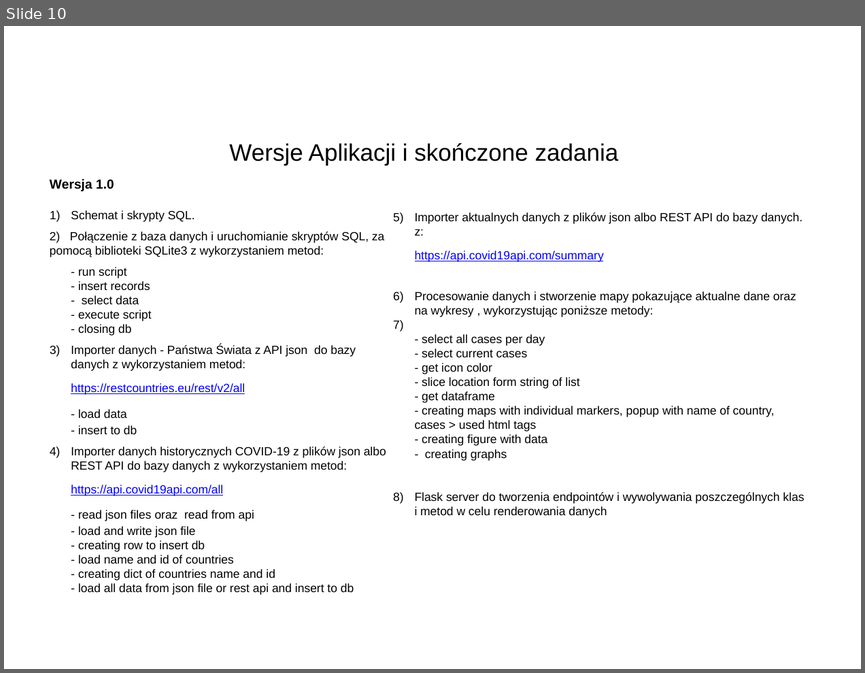
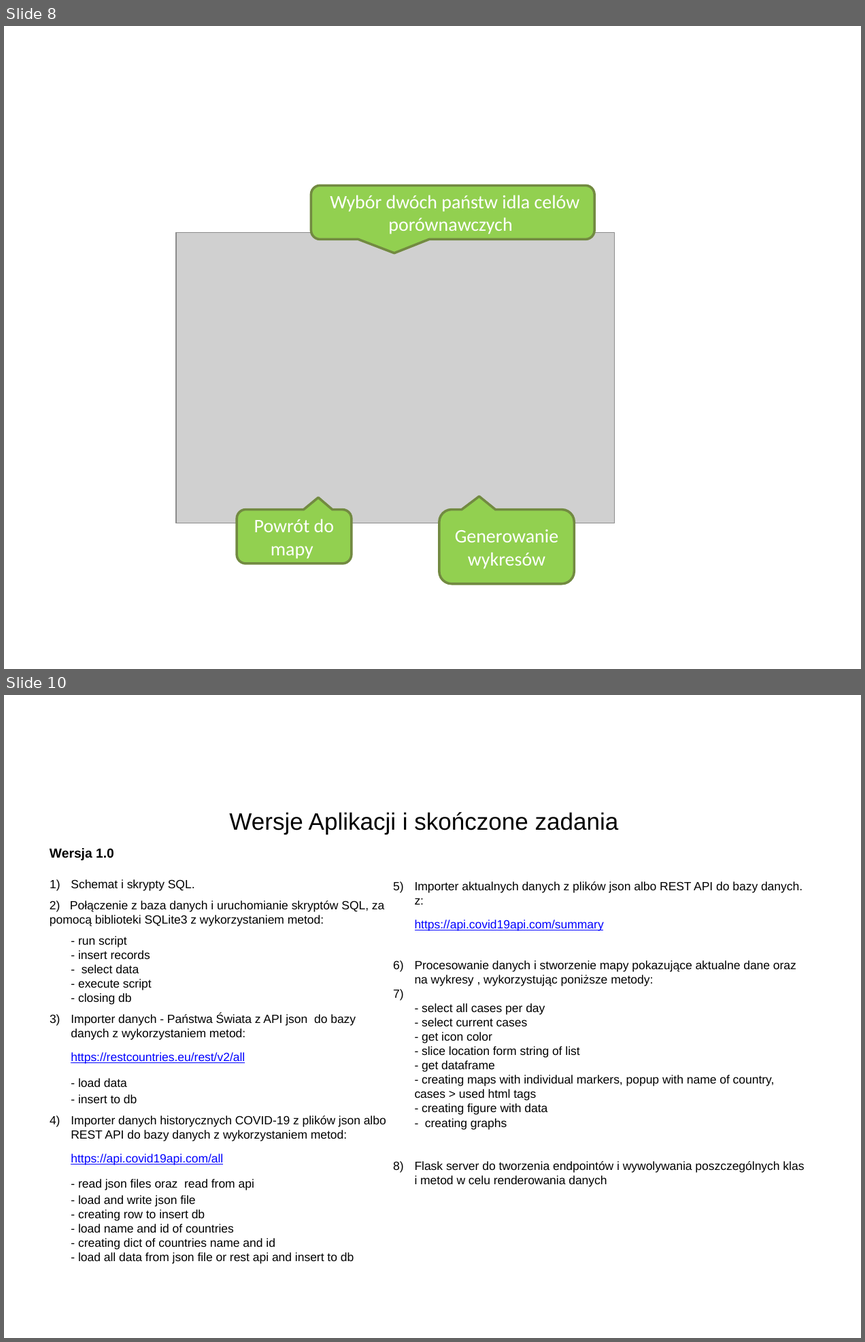
Before and after one commit to janiszewskibartlomiej/COVID-19-Thesis-Postgraduate_studies_on_WSB, a slide deck: WSB_prezentacja_pracy_dyplomowej.pptx. Shown one above the other, each under a label of ours: slide 10 before the commit, slides 8 and 10 after it; the slides between them are not shown. The pictures are 865x673 and 865x1342 pixels, drawn with LibreOffice and Linux fonts; fonts in the diff are those of the drawing; grey boxes stand for pictures; background and template pictures are left out. Boxes give left, top, right and bottom in pixels: in the first picture for what was removed or moved away, otherwise in the second. Text is boxed around its words. In the diff, an @@ line names an element or a change of style, - is before the commit and + after.

```diff
--- a/WSB_prezentacja_pracy_dyplomowej.pptx
+++ b/WSB_prezentacja_pracy_dyplomowej.pptx
@@ slide 8 added at box(4, 26, 861, 669), background picture (left out) @@
@@ rounded speech box added at box(311, 185, 594, 240), fill #92D050, outline #738A42 2 pt, 16 pt, text #FFFFFF @@
+Wybór dwóch państw idla celów porównawczych
@@ picture added at box(176, 233, 615, 522) @@
@@ rounded speech box added at box(237, 509, 352, 563), fill #92D050, outline #738A42 2 pt, 16 pt, text #FFFFFF @@
+Powrót do mapy
@@ rounded speech box added at box(439, 509, 574, 584), fill #92D050, outline #738A42 2 pt, 16 pt, text #FFFFFF @@
+Generowanie wykresów
```
Also in this commit, not shown: 7 slides changed, 1 slide removed, 2 other files.
